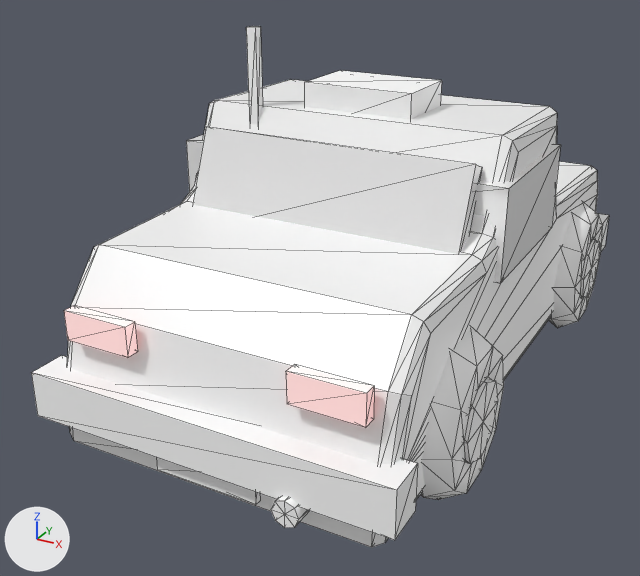
A saved change to the glTF model public/assets/models/vehicles/taxi_lod1.glb.
One viewpoint serves both versions: a 50 mm lens placed at (120.0, -261.0, 153.0), pointed at (-12.0, -21.0, 33.0). Arrows for +X, +Y and +Z are at lower left; the lights stay in place. The picture after the commit comes second. Mesh edges are drawn as thin lines. Vertices at exactly the same position are counted once.

The first picture shows 'body', 'bumper_rear', 'glass', 'lights_rear', 'plate', 'taxi_sign', 'trim', 'wheel_fr', 'wheel_rr' and 1 more.
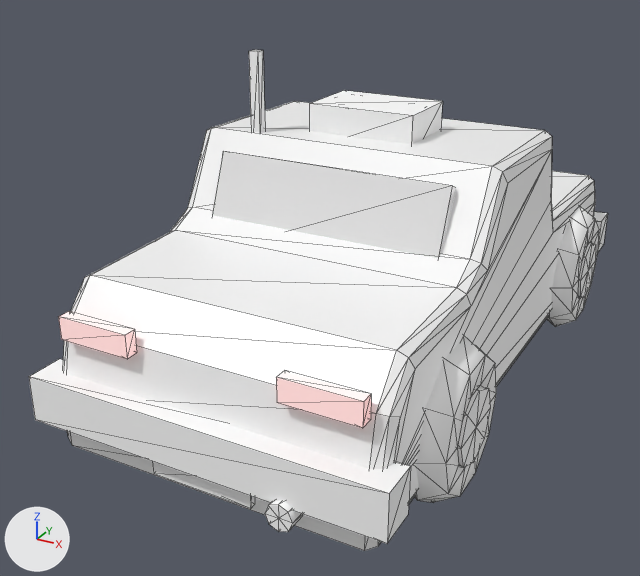
Edits to the bpy script that builds the scene:
```text
Change me_body:
    remove me_body.from_pydata(...)  # 84 vertices, 164 faces; spans x -52.0..52.0, y -103.0..105.0, z 7.0..93.0
    add me_body.from_pydata(...)  # 84 vertices, 164 faces; spans x -51.0..51.0, y -105.0..107.0, z 7.0..85.0
    me_body part 1: 84 of 84 vertices moved; they spanned x -52.0..52.0, y -103.0..105.0, z 7.0..93.0 and now span x -51.0..51.0, y -105.0..107.0, z 7.0..85.0; mean shift (0.0, -1.0, -5.0)
Change me_glass:
    remove me_glass.from_pydata(...)  # 24 vertices, 36 faces; spans x -53.8..53.8, y -48.1..33.1, z 51.3..86.9
    add me_glass.from_pydata(...)  # 24 vertices, 36 faces; spans x -41.6..41.6, y -47.9..37.9, z 45.3..79.9
    me_glass part 2: the loose piece of 8 vertices spanning x -53.8..53.8, y -34.0..19.0, z 53.0..81.0 is scaled about its middle by (0.774, 1.09, 0.964), then moved by (0.0, 2.5, -6.5)
    me_glass part 3: the loose piece of 8 vertices spanning x -44.5..44.5, y -48.1..-29.9, z 53.1..86.9 is scaled about its middle by (0.86, 0.975, 0.971), then moved by (0.0, 0.0, -6.5)
    other edits to the shape of me_glass do not show in these pictures
Change me_trim:
    remove me_trim.from_pydata(...)  # 42 vertices, 68 faces; spans x -33.0..32.0, y -110.0..102.0, z 11.0..117.0
    add me_trim.from_pydata(...)  # 42 vertices, 68 faces; spans x -33.0..31.0, y -112.0..104.0, z 11.0..110.0
    me_trim part 4: the loose piece of 18 vertices spanning x 24.0..32.0, y -110.0..-98.0, z 11.0..19.0 is moved by (-1.0, -2.0, 0.0)
    me_trim part 5: the loose piece of 8 vertices spanning x -33.0..-30.0, y -28.0..-24.0, z 85.0..117.0 is moved by (1.0, 0.0, -7.0)
    other edits to the shape of me_trim do not show in these pictures
Change me_bumper_rear:
    remove me_bumper_rear.from_pydata(...)  # 8 vertices, 12 faces; spans x -56.0..56.0, y -108.0..-96.0, z 17.0..31.0
    add me_bumper_rear.from_pydata(...)  # 8 vertices, 12 faces; spans x -55.0..55.0, y -110.0..-98.0, z 17.0..31.0
    me_bumper_rear part 6: the whole mesh is scaled about its middle by (0.982, 1, 1), then moved by (0.0, -2.0, 0.0)
Change me_lights_rear:
    remove me_lights_rear.from_pydata(...)  # 16 vertices, 24 faces; spans x -45.6..45.6, y -103.0..-99.0, z 41.5..50.5
    add me_lights_rear.from_pydata(...)  # 16 vertices, 24 faces; spans x -45.8..45.8, y -105.0..-101.0, z 42.5..49.5
    me_lights_rear part 7: the loose piece of 8 vertices spanning x -45.6..-24.4, y -103.0..-99.0, z 41.5..50.5 is scaled about its middle by (1.08, 1, 0.778), then moved by (0.7, -2.0, 0.0)
    me_lights_rear part 8: the loose piece of 8 vertices spanning x 24.4..45.6, y -103.0..-99.0, z 41.5..50.5 is scaled about its middle by (1.08, 1, 0.778), then moved by (-0.7, -2.0, 0.0)
Change me_plate:
    remove me_plate.from_pydata(...)  # 16 vertices, 24 faces; spans x -15.9..15.9, y -105.2..-102.9, z 10.2..19.8
    add me_plate.from_pydata(...)  # 16 vertices, 24 faces; spans x -15.6..15.6, y -107.2..-104.9, z 10.2..19.8
    me_plate part 9: the whole mesh is scaled about its middle by (0.981, 1, 1), then moved by (0.0, -2.0, 0.0)
Change me_taxi_sign:
    remove me_taxi_sign.from_pydata(...)  # 16 vertices, 24 faces; spans x -18.0..18.0, y -19.5..4.5, z 85.5..100.5
    add me_taxi_sign.from_pydata(...)  # 16 vertices, 24 faces; spans x -17.7..17.7, y -17.0..7.0, z 78.5..93.5
    me_taxi_sign part 10: the whole mesh is scaled about its middle by (0.981, 1, 1), then moved by (0.0, 2.5, -7.0)
Change ob_wheel_fr:
    ob_wheel_fr.location: (51.3, 64.7, 23.0) -> (50.3, 65.0, 22.0)
Change ob_wheel_rr:
    ob_wheel_rr.location: (51.3, -58.8, 23.0) -> (50.3, -61.0, 22.0)
```

Changed parts and their boxes (x1, y1, x2, y2) in the pictures (640 x 576 px; the box of a moved part takes in the faces that stretch with it):
'body', reshaped
    before: (67, 79, 598, 547)
    after: (63, 101, 595, 551)
'glass', reshaped
    before: (186, 127, 561, 284)
    after: (212, 151, 456, 258)
'bumper_rear', rescaled
    before: (31, 355, 418, 540)
    after: (29, 359, 411, 544)
'wheel_rr', moved
    before: (421, 327, 504, 500)
    after: (415, 336, 496, 503)
'taxi_sign', moved, rescaled
    before: (304, 70, 442, 119)
    after: (309, 90, 443, 144)
'lights_rear', reshaped
    before: (64, 305, 374, 427)
    after: (59, 311, 371, 428)
'wheel_fr', moved
    before: (549, 202, 603, 328)
    after: (547, 207, 599, 327)
'trim', reshaped
    before: (246, 26, 309, 528)
    after: (249, 50, 304, 532)
'plate', moved, rescaled
    before: (156, 457, 260, 505)
    after: (152, 461, 255, 509)
part 2 of me_glass, moved or reshaped (not visible afterwards)
    before: (186, 134, 561, 284)
part 3 of me_glass, moved or reshaped
    before: (193, 127, 482, 254)
    after: (212, 151, 456, 258)
part 4 of me_trim, moved or reshaped
    before: (271, 497, 309, 528)
    after: (265, 500, 304, 532)
part 5 of me_trim, moved or reshaped
    before: (246, 26, 263, 125)
    after: (249, 50, 265, 133)
part 7 of me_lights_rear, moved or reshaped
    before: (64, 305, 138, 358)
    after: (59, 311, 137, 359)
part 8 of me_lights_rear, moved or reshaped
    before: (286, 364, 374, 427)
    after: (276, 370, 371, 428)
